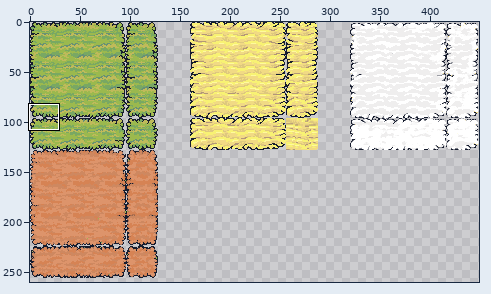
Edited in one commit: sprite sheet (assets/Tilemap_Flat_32.png). Above, an overview of the earlier version with the close-up marked.
Close-up. As it was:
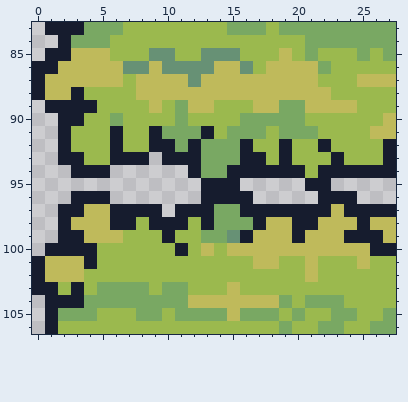
The file is 449x269 pixels. Pixels under 10% opacity are left out. Colours within 5 levels of each other are drawn and written as one. Shown: x 0..27, y 83..106. The wide view leaves out empty margins. The commit also changed other parts of the picture, which this record leaves out.
After:
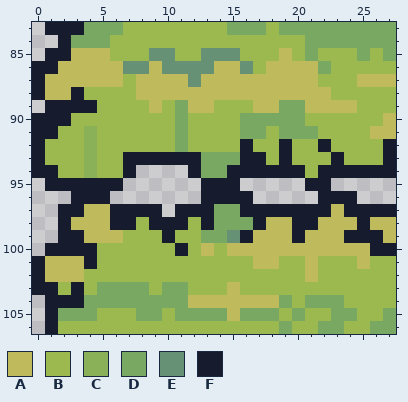
Palette (. is transparent): A #bfba5b  B #9bb94e  C #8ab058  D #79a863  E #679175  F #161c2e
Difference:
Colour B now appears in rows 92 to 93 at x 1; in row 94 at x 2 and 6.
The author changed colour D to colour B in row 90 at x 6; in row 91 at x 10, 12 and 15; in row 92 at x 13 to 15.
The author changed colour F to colour B in row 90 at x 3; in row 91 at x 2, 6, 9 and 13; in row 92 at x 2, 6, 9 to 10 and 12; in row 93 at x 2 to 3 and 6; in row 94 at x 3 and 5.
The author changed colour B to colour C in rows 91 to 93 at x 4.
The author changed colour F to colour C in row 94 at x 4.
Colour F now appears in rows 90 to 91 at x 0 to 1; in row 92 at x 0; in row 93 at x 0 and 9; in row 94 at x 0 to 1 and 7; in row 95 at x 1 to 6.
